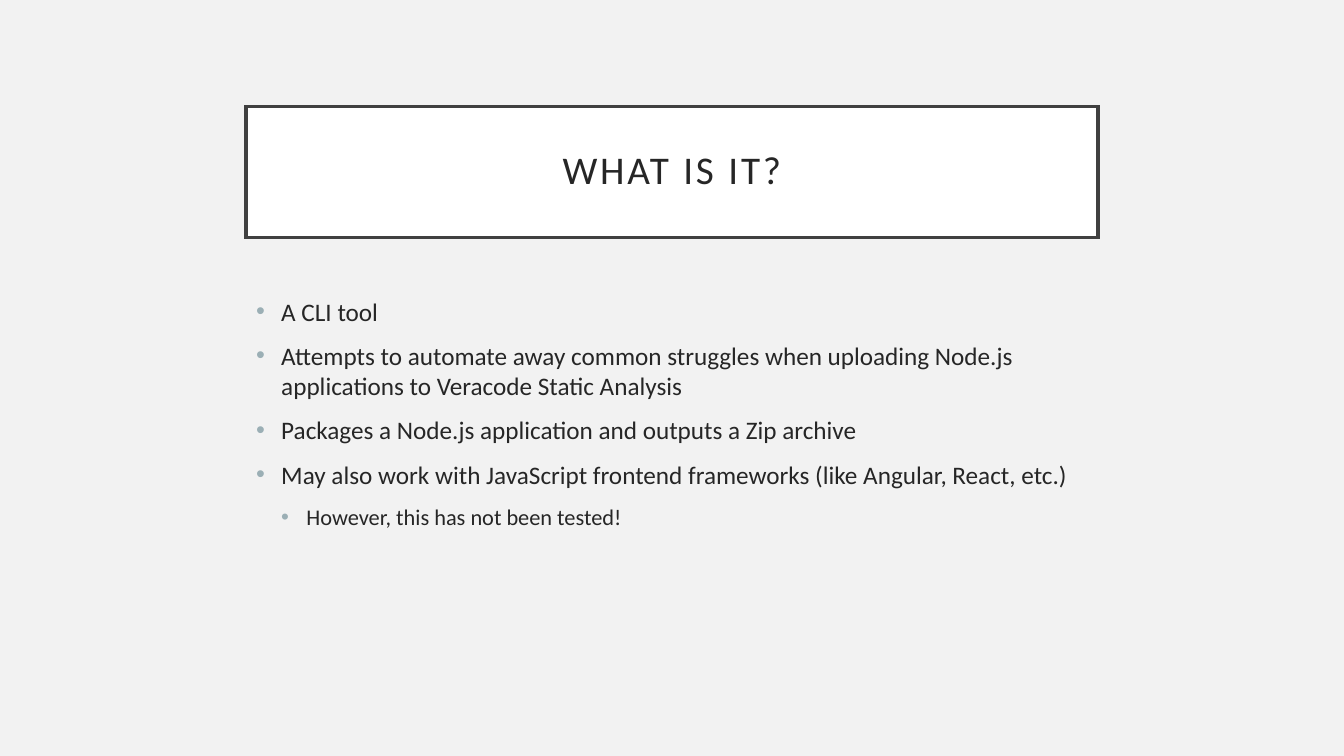
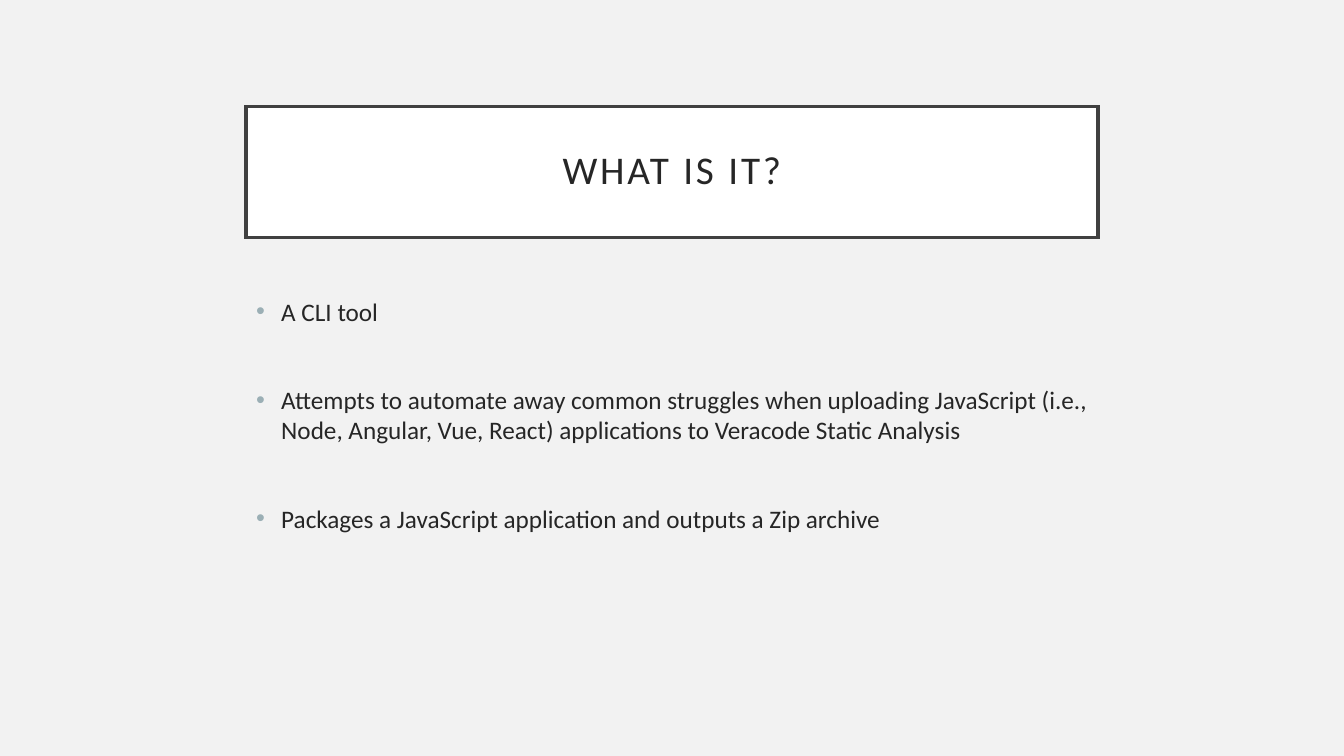
Before and after one commit to dub-flow/veracode-javascript-packager, a slide deck: slide 2 of demo.pptx. Drawn at 1344x756 pixels with LibreOffice and Linux fonts; fonts in the diff are those of the drawing. Boxes give left, top, right and bottom in pixels: in the first picture for what was removed or moved away, otherwise in the second. Text is boxed around its words. In the diff, an @@ line names an element or a change of style, - is before the commit and + after.

```diff
--- a/demo.pptx
+++ b/demo.pptx
@@ text at [281, 391, 1087, 533]: text changed @@
-• Attempts to automate away common struggles when uploading Node.js applications to Veracode Static Analysis
-• Packages a Node.js application and outputs a Zip archive
-• May also work with JavaScript frontend frameworks (like Angular, React, etc.)
-  • However, this has not been tested!
+• Attempts to automate away common struggles when uploading JavaScript (i.e., Node, Angular, Vue, React) applications to Veracode Static Analysis
+• Packages a JavaScript application and outputs a Zip archive
```
Also in this commit, not shown: 5 other slides changed, 1 slide removed.
